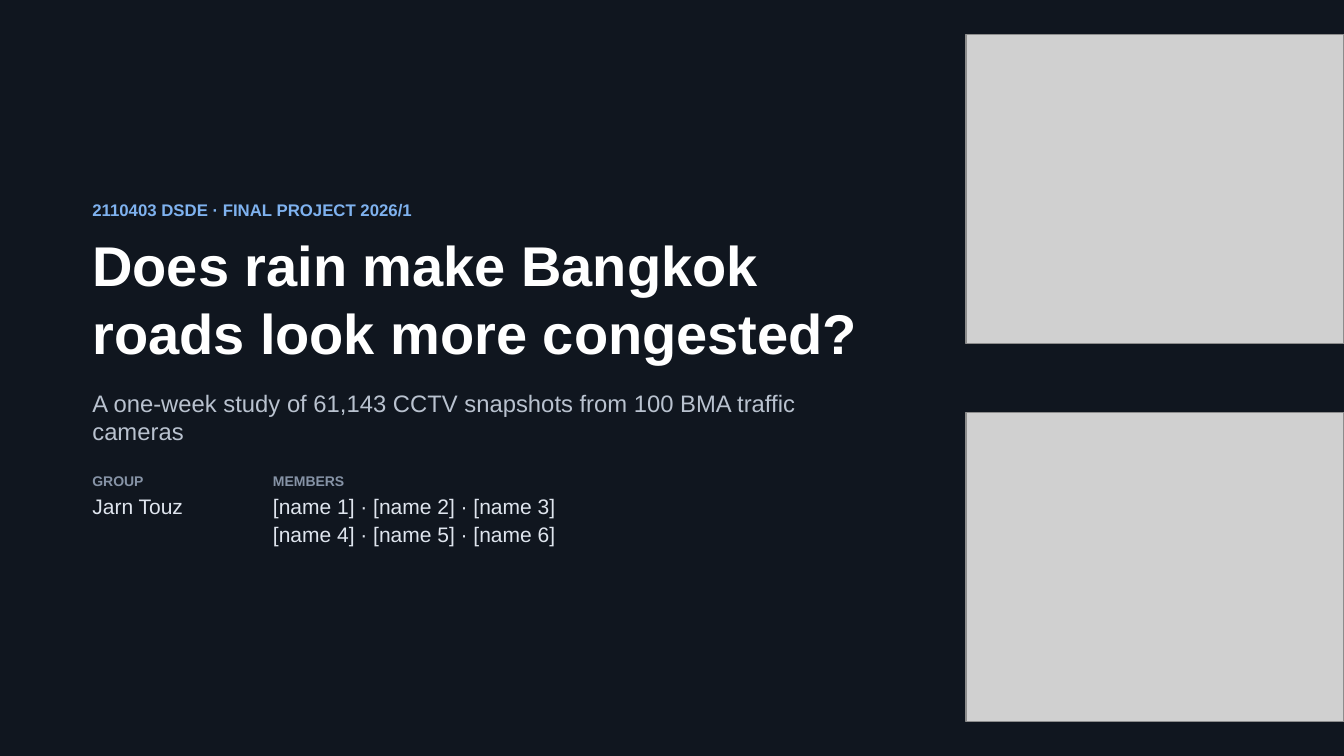
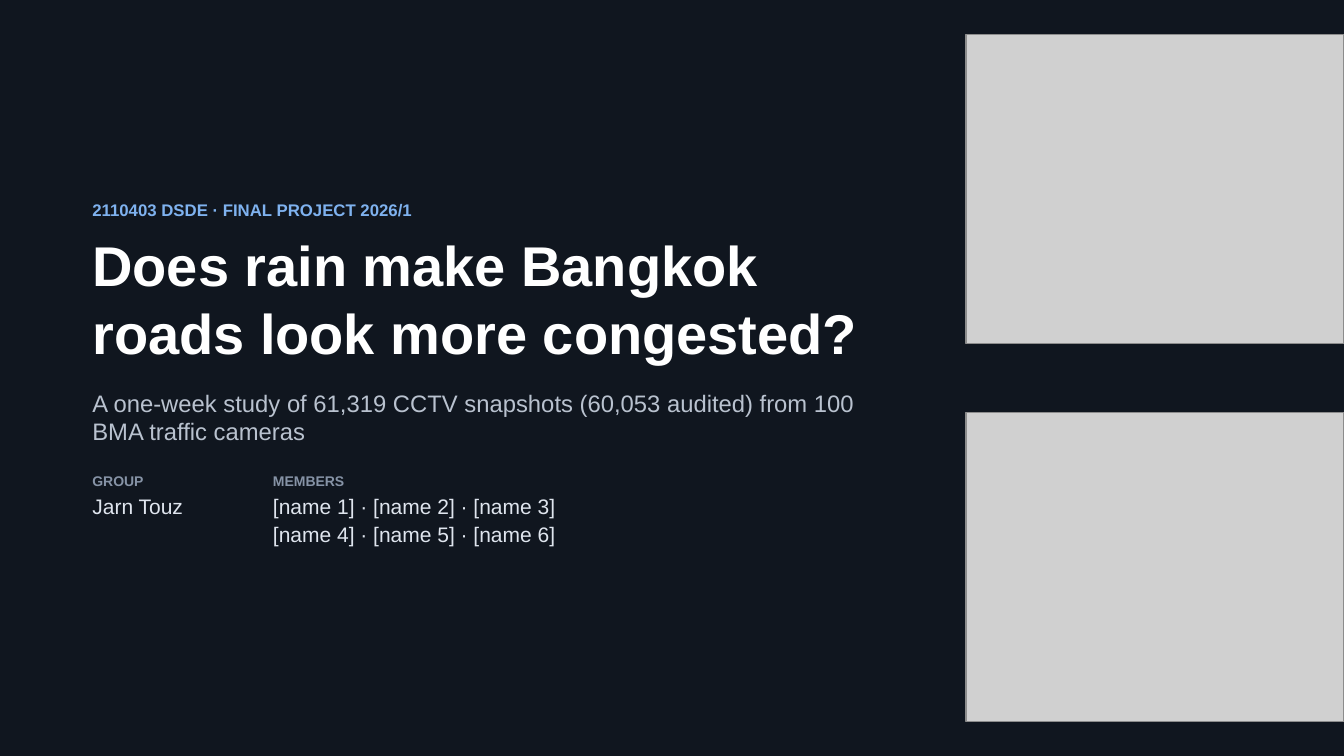
Before and after one commit to PEN1TENT/DSDE-final-project, a slide deck: slide 1 of reports/slides/slides.pptx. Drawn at 1344x756 pixels with LibreOffice and Linux fonts; fonts in the diff are those of the drawing; grey boxes stand for pictures. Boxes give left, top, right and bottom in pixels: in the first picture for what was removed or moved away, otherwise in the second. Text is boxed around its words. In the diff, an @@ line names an element or a change of style, - is before the commit and + after.

Commit message:
Add feed audit, Traffic DNA, rain DiD, tidal flow, spatial sync insights and 22-slide deck

```diff
--- a/reports/slides/slides.pptx
+++ b/reports/slides/slides.pptx
@@ text at box(92, 394, 854, 440): text changed @@
-A one-week study of 61,143 CCTV snapshots from 100 BMA traffic cameras
+A one-week study of 61,319 CCTV snapshots (60,053 audited) from 100 BMA traffic cameras
```
Also in this commit, not shown: 15 other slides changed, 6 slides added, 2 slides removed, 34 other files.
